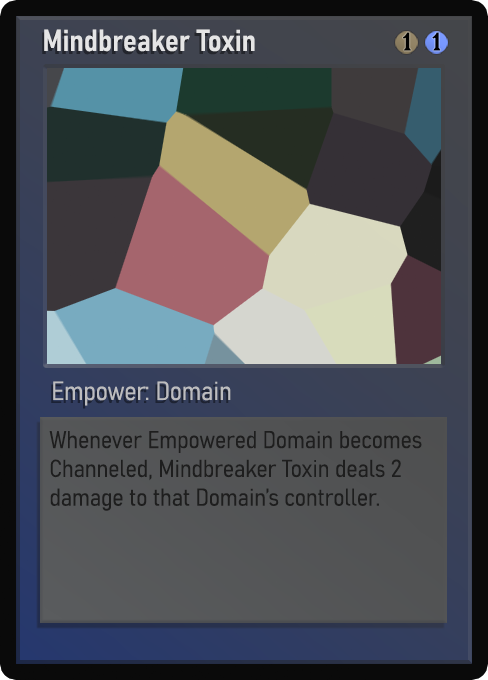
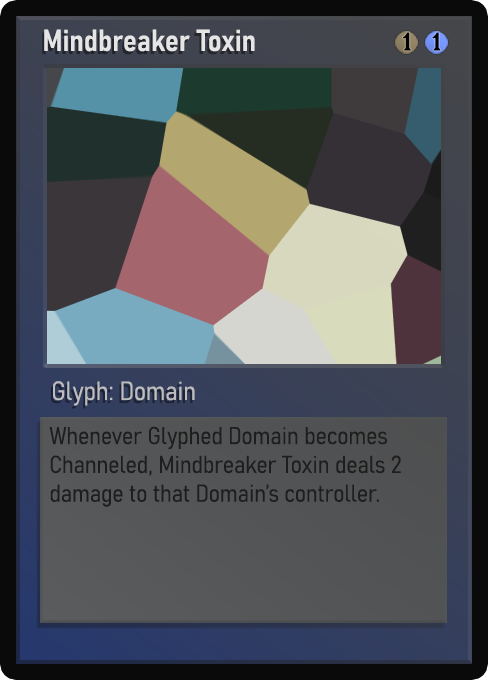
Before/after of a 488x680 layered artwork. What changed in the layer stack:
painted on "Class" over [53, 381, 231, 406]
painted on "Desc_norm" over [49, 426, 422, 511]
